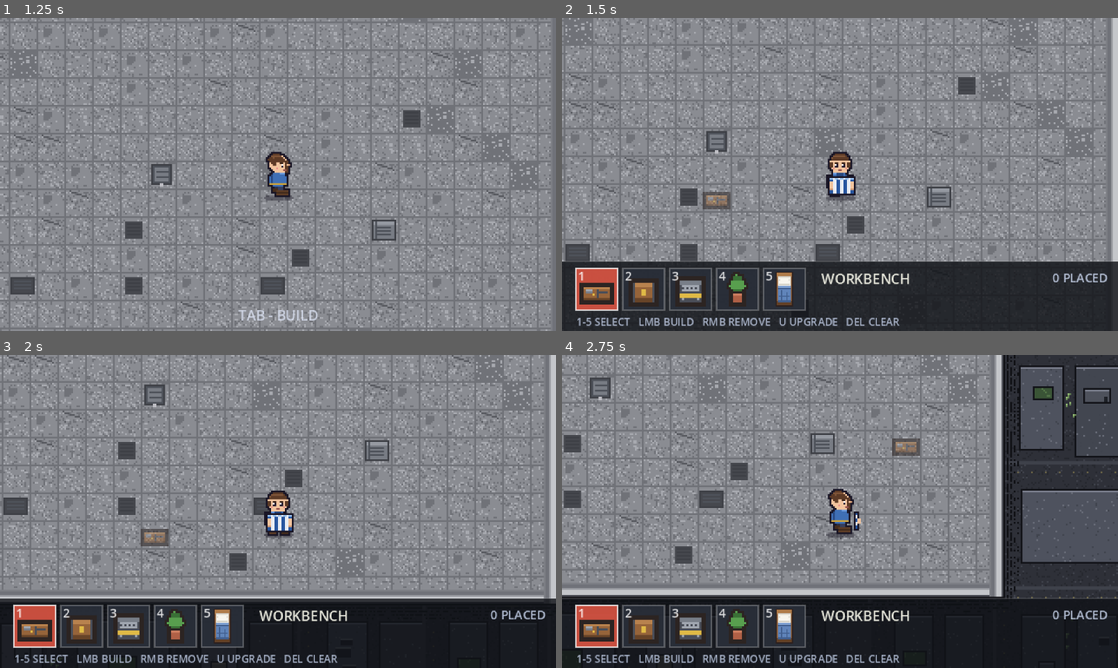
Above: before the commit, frames 1-4 (two rows, left to right).
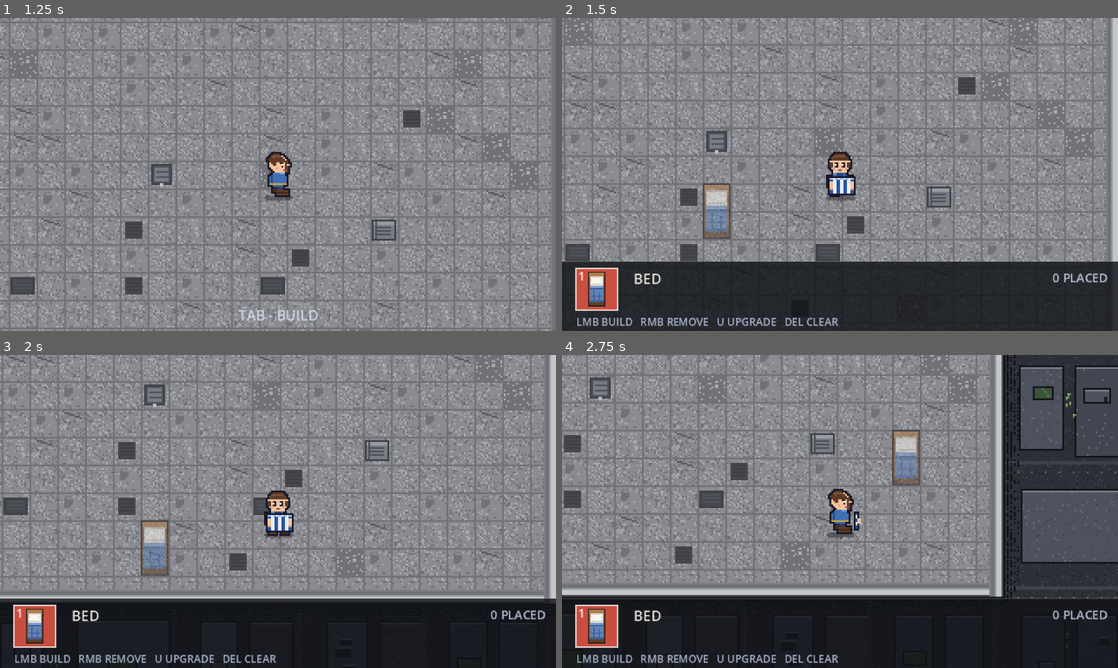
Above: after the commit, the same moments.

Repository: zhoucswift-cmd/pixel-survivor
Game: Godot game, scene res://scenes/base.tscn
The game is run twice, just before and just after one commit, with the same random seed, the same clock (stepped at 60 frames per second) and the same inputs.
Inputs (mouse positions are in pixels of both pictures, inside the frame that each line leads up to):
- Up to frame 1 (1.25 s): tap Enter at 0.5 s; move the mouse to (400, 158) at 0.52 s; hold D (move_right) from 0.53 s (still down); hold E (interact) from 0.53 s (still down); click (400, 158) at 0.67 s
- Up to frame 2 (1.5 s): move the mouse to (728, 190) at 1.27 s; release D (move_right) at 1.28 s; release E (interact) at 1.28 s; hold S (move_down) from 1.28 s (still down); tap Tab (build_mode) at 1.35 s
- Up to frame 3 (2 s): keep holding S (move_down); tap E (interact) at 1.55 s
- Up to frame 4 (2.75 s): move the mouse to (895, 442) at 2.02 s; release S (move_down) at 2.03 s; hold D (move_right) from 2.03 s (still down); hold E (interact) from 2.03 s (still down)

Frame 1 is identical in both runs. In frame 2, 4.4% of the frame differs, in the area x 2-63%, y 52-99%; in frame 3, 5.6%; in frame 4, 5.6%.

Commit message:
chore: 只保留床这一个建造物，删掉工作台/储物箱/发电机/盆栽

Diff:
--- a/assets/base/generator.tres
+++ /dev/null
@@ -1,11 +0,0 @@
-[gd_resource type="Resource" script_class="BaseFurniture" load_steps=3 format=3]
-
-[ext_resource type="Script" path="res://scripts/base_furniture.gd" id="1_type"]
-[ext_resource type="Texture2D" path="res://assets/base/generator.png" id="2_tex"]
-
-[resource]
-script = ExtResource("1_type")
-display_name = "发电机"
-short_name = "GENERATOR"
-texture = ExtResource("2_tex")
-max_level = 3
--- a/assets/base/plant.tres
+++ /dev/null
@@ -1,11 +0,0 @@
-[gd_resource type="Resource" script_class="BaseFurniture" load_steps=3 format=3]
-
-[ext_resource type="Script" path="res://scripts/base_furniture.gd" id="1_type"]
-[ext_resource type="Texture2D" path="res://assets/base/plant.png" id="2_tex"]
-
-[resource]
-script = ExtResource("1_type")
-display_name = "盆栽"
-short_name = "PLANT"
-texture = ExtResource("2_tex")
-max_level = 2
--- a/assets/base/storage.tres
+++ /dev/null
@@ -1,11 +0,0 @@
-[gd_resource type="Resource" script_class="BaseFurniture" load_steps=3 format=3]
-
-[ext_resource type="Script" path="res://scripts/base_furniture.gd" id="1_type"]
-[ext_resource type="Texture2D" path="res://assets/base/storage.png" id="2_tex"]
-
-[resource]
-script = ExtResource("1_type")
-display_name = "储物箱"
-short_name = "STORAGE"
-texture = ExtResource("2_tex")
-max_level = 3
--- a/assets/base/workbench.tres
+++ /dev/null
@@ -1,11 +0,0 @@
-[gd_resource type="Resource" script_class="BaseFurniture" load_steps=3 format=3]
-
-[ext_resource type="Script" path="res://scripts/base_furniture.gd" id="1_type"]
-[ext_resource type="Texture2D" path="res://assets/base/workbench.png" id="2_tex"]
-
-[resource]
-script = ExtResource("1_type")
-display_name = "工作台"
-short_name = "WORKBENCH"
-texture = ExtResource("2_tex")
-max_level = 3
--- a/scripts/base_builder.gd
+++ b/scripts/base_builder.gd
@@ -242,7 +242,7 @@
 
 func _load_types() -> void:
 	# 固定顺序，保证 1-4 对应工作台 / 储物箱 / 发电机 / 盆栽
-	for file in ["workbench", "storage", "generator", "plant", "bed"]:
+	for file in ["bed"]:
 		var res: BaseFurniture = load("res://assets/base/%s.tres" % file)
 		if res != null:
 			types.append(res)
--- a/scripts/base_hud.gd
+++ b/scripts/base_hud.gd
@@ -85,7 +85,10 @@
 		level_text = "  LV%d/%d" % [hovered.level, hovered.data.max_level]
 	draw_string(font, Vector2(x + 6.0, y + 9.0), name_text + level_text,
 		HORIZONTAL_ALIGNMENT_LEFT, -1, 8, Color(0.95, 0.95, 0.9, 0.95))
-	draw_string(font, Vector2(8.0, y + 33.0), "1-5 SELECT   LMB BUILD   RMB REMOVE   U UPGRADE   DEL CLEAR",
+	var hint := "LMB BUILD   RMB REMOVE   U UPGRADE   DEL CLEAR"
+	if types.size() > 1:
+		hint = "1-%d SELECT   " % types.size() + hint
+	draw_string(font, Vector2(8.0, y + 33.0), hint,
 		HORIZONTAL_ALIGNMENT_LEFT, -1, 6, Color(0.8, 0.85, 0.95, 0.8))
 
 	# 放置数量
Binary file removed: assets/base/generator.png
Not shown, removed: assets/base/generator.png.import
Binary file removed: assets/base/plant.png
Not shown, removed: assets/base/plant.png.import
Binary file removed: assets/base/storage.png
Not shown, removed: assets/base/storage.png.import
Binary file removed: assets/base/workbench.png
Not shown, removed: assets/base/workbench.png.import
Binary file changed: docs/screenshots/base_bed.png
